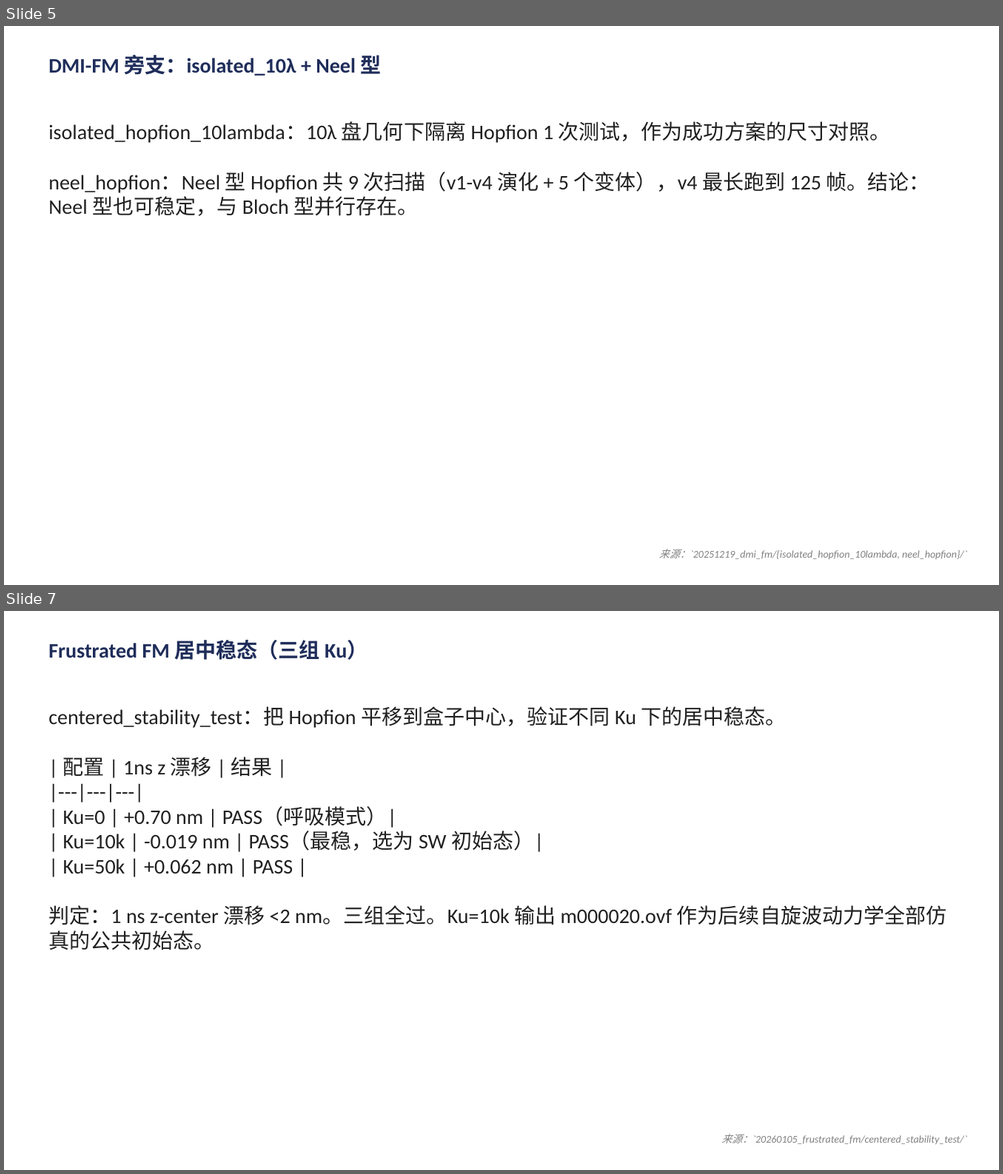
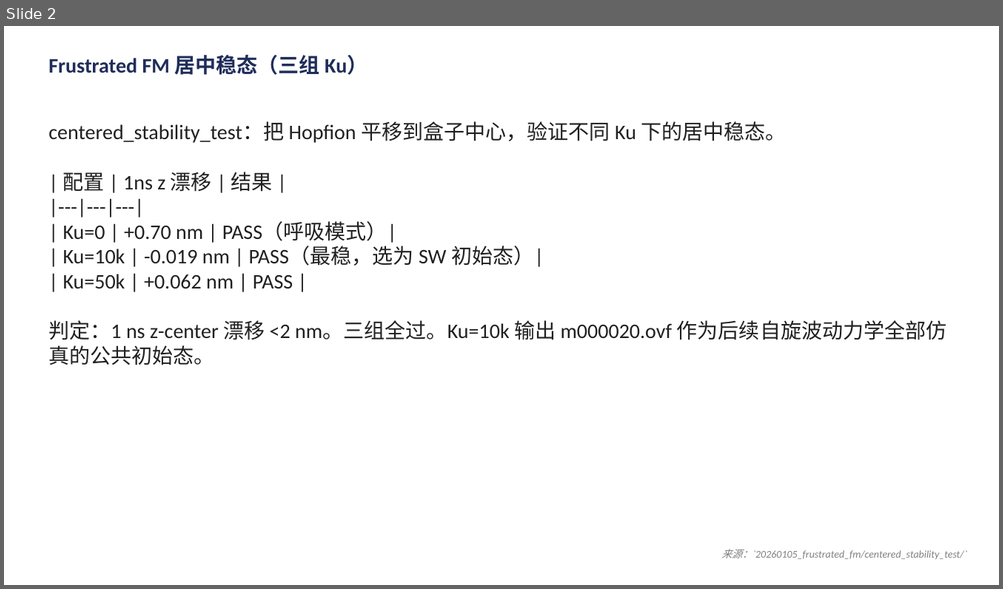
Before and after one commit to Wlybs/Hopfion, a slide deck: presentation/talk.pptx. Shown one above the other, each under a label of ours: slides 5 and 7 before the commit, slide 2 after it; the slides between them are not shown. The pictures are 1003x1174 and 1003x589 pixels, drawn with LibreOffice and Linux fonts; fonts in the diff are those of the drawing. Boxes give left, top, right and bottom in pixels: in the first picture for what was removed or moved away, otherwise in the second. Text is boxed around its words. In the diff, an @@ line names an element or a change of style, - is before the commit and + after.

```diff
--- a/presentation/talk.pptx
+++ b/presentation/talk.pptx
@@ slide 5 removed at box(4, 26, 999, 585), background #FFFFFF @@
@@ text removed at box(48, 55, 381, 76) @@
-DMI-FM 旁支：isolated_10λ + Neel 型
@@ text removed at box(48, 121, 930, 216) @@
-isolated_hopfion_10lambda：10λ 盘几何下隔离 Hopfion 1 次测试，作为成功方案的尺寸对照。
-neel_hopfion：Neel 型 Hopfion 共 9 次扫描（v1-v4 演化 + 5 个变体），v4 最长跑到 125 帧。结论：Neel 型也可稳定，与 Bloch 型并行存在。
@@ text removed at box(659, 549, 967, 560) @@
-来源：`20251219_dmi_fm/{isolated_hopfion_10lambda, neel_hopfion}/`
@@ what was slide 7 is now slide 2 @@
```
Also in this commit, not shown: 7 slides changed, 5 other slides removed, 18 other files.
